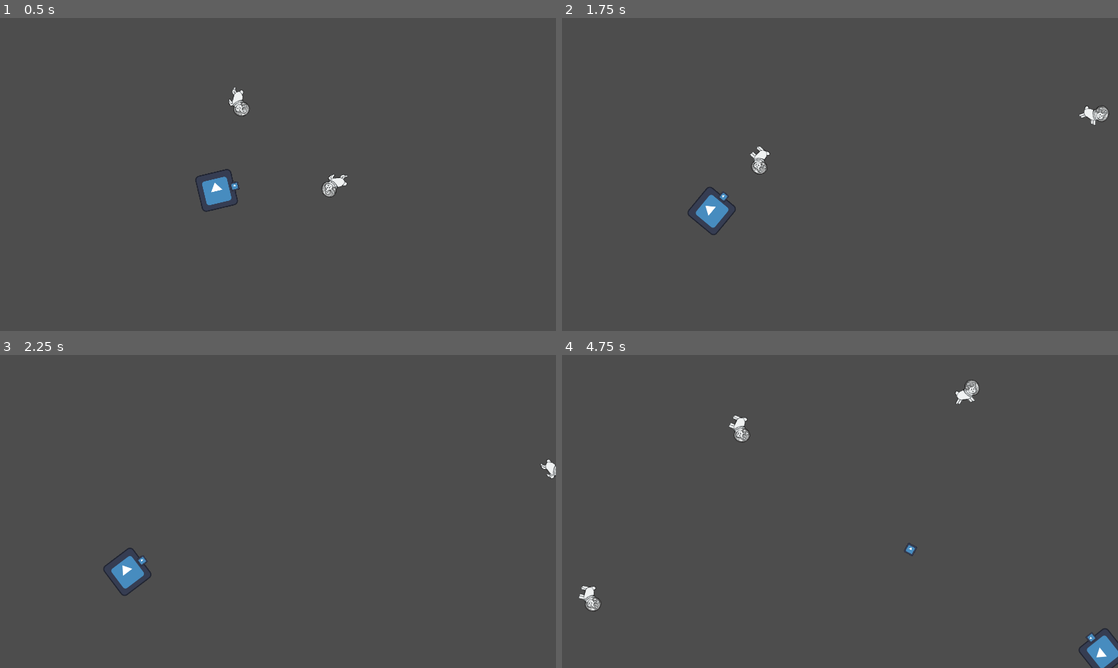
Above: before the commit, frames 1-4 (two rows, left to right).
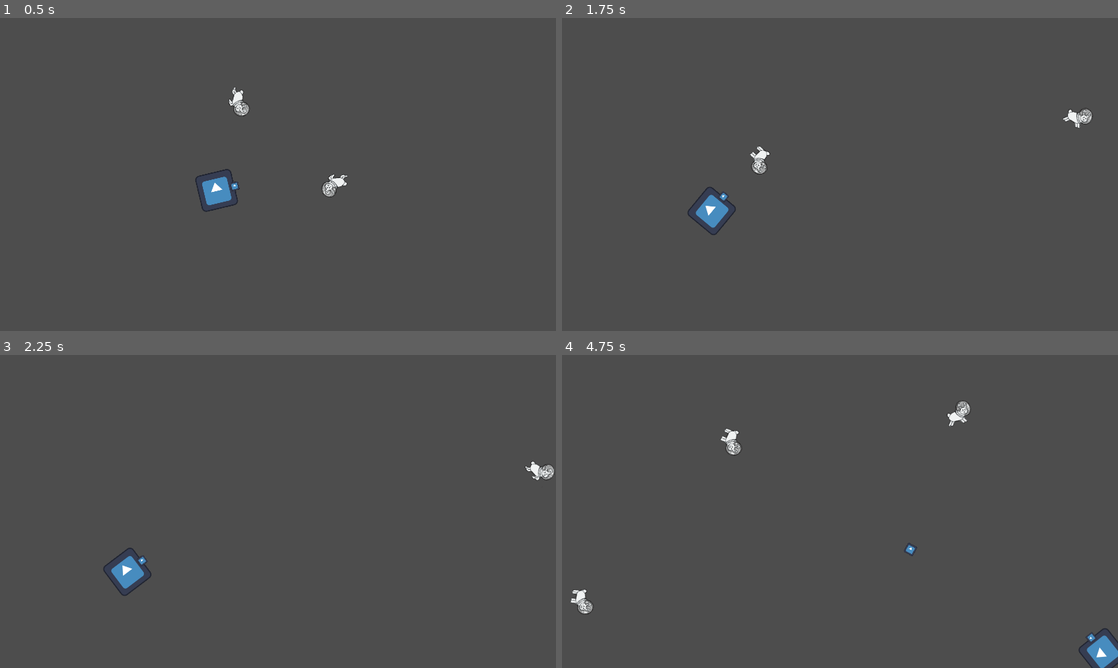
Above: after the commit, the same moments.

Repository: Voolak/Prophecy-of-the-Void
Game: Godot game, scene res://Scenes/LevelModel.tscn
Same seed, same stepped clock (60 frames per second), same inputs: the game is played once before the commit and once after it. The engine's default icon, where the game draws it, is replaced by a stand-in: a white triangle on a blue panel in a dark square.
Inputs (mouse positions are in pixels of both pictures, inside the frame that each line leads up to):
- Up to frame 1 (0.5 s): no input
- Up to frame 2 (1.75 s): move the mouse to (962, 158) at 0.52 s; press the mouse at (962, 158) at 0.53 s; hold Right (right) 0.53-1.28 s; move the mouse to (728, 190) at 1.27 s; release the mouse at (728, 190) at 1.28 s; hold Down (down) from 1.28 s (still down); click (728, 190) at 1.35 s
- Up to frame 3 (2.25 s): move the mouse to (333, 442) at 2.02 s; release Down (down) at 2.03 s; press the mouse at (333, 442) at 2.03 s; hold Right (right) from 2.03 s (still down)
- Up to frame 4 (4.75 s): move the mouse to (812, 574) at 2.77 s; release Right (right) at 2.78 s; release the mouse at (812, 574) at 2.78 s; hold Up (up) 2.78-3.53 s; click (812, 574) at 2.85 s; move the mouse to (1006, 558) at 3.52 s; press the mouse at (1006, 558) at 3.53 s; hold Left (left) from 3.53 s (still down); move the mouse to (673, 464) at 4.27 s; release the mouse at (673, 464) at 4.28 s; click (673, 464) at 4.35 s

Frame 1 is identical in both runs. In frame 2, 0.3% of the frame differs, in the area x 90-99%, y 28-36%; in frame 3, 0.2%; in frame 4, 1.0%, in the area x 1-76%, y 8-83%.

Commit message:
warp + sprites

Diff:
--- a/Scenes/EnemySpawn.tscn
+++ b/Scenes/EnemySpawn.tscn
@@ -5,20 +5,20 @@
 
 [sub_resource type="Curve2D" id="Curve2D_yhlli"]
 _data = {
-"points": PackedVector2Array(0, 0, 0, 0, 2018, -113, 0, 0, 0, 0, 2015, 1168, 0, 0, 0, 0, -109, 1174, 0, 0, 0, 0, -90, -107)
+"points": PackedVector2Array(0, 0, 0, 0, 3096.78, -109.097, 0, 0, 0, 0, 3093.83, 1728.43, 0, 0, 0, 0, -137.571, 1735.06, 0, 0, 0, 0, -131.653, -102.473)
 }
 point_count = 4
 
 [node name="EnemySpawn" type="Path2D"]
-position = Vector2(136.038, 138.201)
-scale = Vector2(0.844382, 0.745144)
+position = Vector2(-19.5153, -20.8003)
+scale = Vector2(1.03197, 1.06371)
 curve = SubResource("Curve2D_yhlli")
 script = ExtResource("1_bgkq2")
 Enemy = ExtResource("2_ldcyx")
 
 [node name="PathFollow2D" type="PathFollow2D" parent="."]
-position = Vector2(-90, -107)
-rotation = -0.00284629
+position = Vector2(3096.78, -109.097)
+rotation = 1.57241
 
 [node name="Timer" type="Timer" parent="."]
 wait_time = 1.5
--- a/Scenes/LevelModel.tscn
+++ b/Scenes/LevelModel.tscn
@@ -6,7 +6,17 @@
 [ext_resource type="PackedScene" uid="uid://sfu3go1mbjcs" path="res://Scenes/Homing_Ennemies.tscn" id="5_1ny0w"]
 [ext_resource type="PackedScene" uid="uid://dyj4pf7yyxsye" path="res://Scenes/EnemySpawn.tscn" id="5_foc04"]
 
+[sub_resource type="RectangleShape2D" id="RectangleShape2D_8r3n1"]
+size = Vector2(1827.5, 984.5)
+
 [node name="LevelModel" type="Node2D"]
+
+[node name="WarpZone" type="Area2D" parent="."]
+
+[node name="CollisionShape2D" type="CollisionShape2D" parent="WarpZone"]
+position = Vector2(968.25, 536.75)
+shape = SubResource("RectangleShape2D_8r3n1")
+debug_color = Color(0, 0.637437, 0.39209, 0.42)
 
 [node name="GameManager" parent="." instance=ExtResource("1_cmnsn")]
 
@@ -27,5 +37,5 @@
 position = Vector2(859, 196)
 
 [node name="EnemySpawn" parent="." instance=ExtResource("5_foc04")]
-position = Vector2(-19.3601, 13.8096)
-scale = Vector2(1.01504, 1.02486)
+position = Vector2(-83.2546, -49.5216)
+scale = Vector2(0.681434, 0.774339)
--- a/Scripts/EnemySpawn.gd
+++ b/Scripts/EnemySpawn.gd
@@ -14,8 +14,14 @@
 
 
 func _on_timer_timeout():
+	# check if there are more enemies to spawn
+	if nb_enemies <= 1:
+		timer.one_shot = true
+	# instantiate enemies
 	var enemy = Enemy.instantiate()
 	enemy.add_to_group("enemies")
 	owner.add_child(enemy)
 	path_follow_2d.progress_ratio = randf()
 	enemy.global_position = path_follow_2d.global_position
+	# decrease nb of enemies and disable timer if no more to spawn
+	nb_enemies -= 1
--- a/Scripts/HomingEnnemy.gd
+++ b/Scripts/HomingEnnemy.gd
@@ -3,11 +3,11 @@
 
 @export var speed = 200
 @export var steer_force = 250.0
+@export var hp = 1
 
 var velocity = Vector2.ZERO
-@export var hp = 1
+
 @onready var player = %Player
-
 @onready var screensize = get_viewport_rect().size
 
 func seek():
@@ -27,7 +27,6 @@
 	position.y = wrapf(position.y, 0, screensize.y)
 	rotation = velocity.angle()
 
-
 # on bullet enter
 func _on_hit_box_area_entered(area):
 	hp -= 1
Binary file changed: Assets/Sprites/lunar_rabbit.png
Binary file added: Assets/Sprites/space_octo.png
Binary file added: Assets/Sprites/tentacles.png
Not shown: 1 places in Scenes/LevelModel.tscn that only renumber resources
